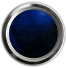
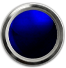
The second 66px x 68px image is a revision of the first. Changes to its layers:
painted on "Metal_Ring" over [left=1, top=2, right=65, bottom=66]
added layer "Color" (multiply) above "Old_Film_Overlay" over [left=5, top=8, right=59, bottom=63]
painted on "Old_Film_Overlay" over [left=0, top=1, right=66, bottom=68]
painted on "Metal_Orb" (1st of 2) over [left=0, top=1, right=66, bottom=68]
showed "Metal_Orb" (2nd of 2), painted on it over [left=0, top=1, right=66, bottom=68]
painted on "Layer 1" over [left=5, top=7, right=60, bottom=63]
